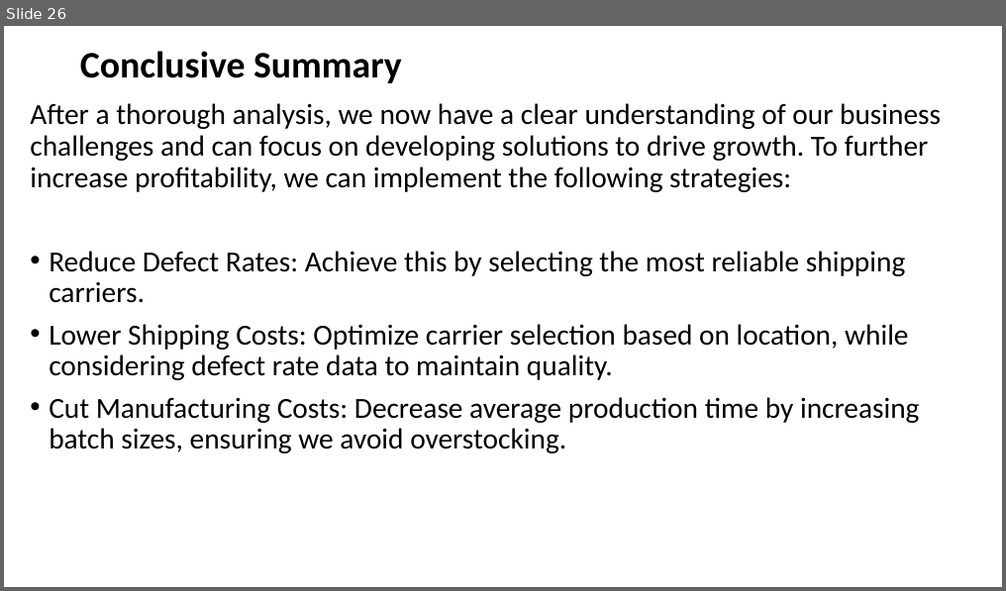
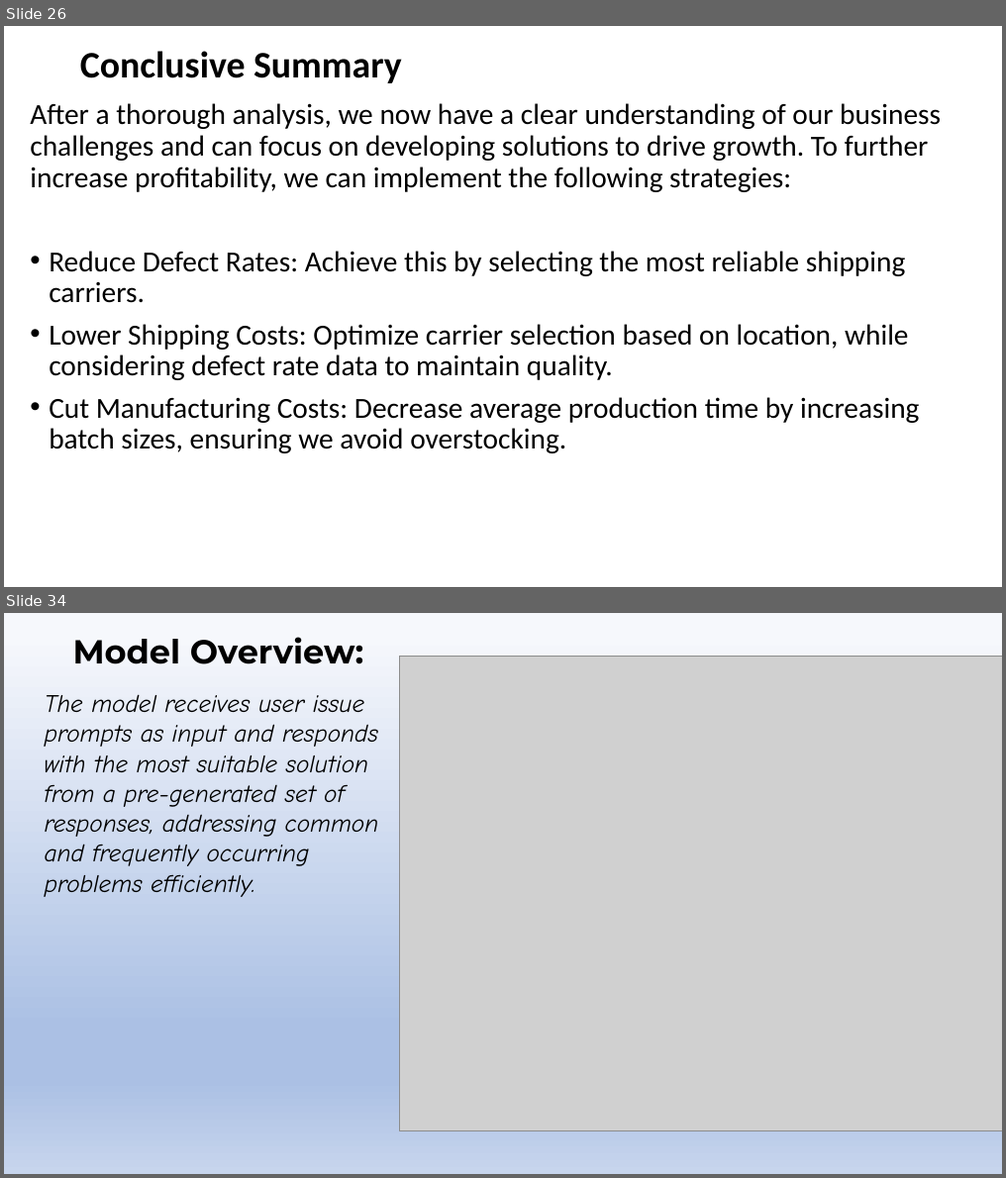
Before and after one commit to Sanket2102/Supply-Chain-Management, a slide deck: Supply Chain Management Presentation.pptx. Shown one above the other, each under a label of ours: slide 26 before the commit, slides 26 and 34 after it; the slides between them are not shown. The pictures are 1006x591 and 1006x1178 pixels, drawn with LibreOffice and Linux fonts; fonts in the diff are those of the drawing; grey boxes stand for pictures; background and template pictures are left out. Boxes give left, top, right and bottom in pixels: in the first picture for what was removed or moved away, otherwise in the second. Text is boxed around its words. In the diff, an @@ line names an element or a change of style, - is before the commit and + after.

```diff
--- a/Supply Chain Management Presentation.pptx
+++ b/Supply Chain Management Presentation.pptx
@@ slide 34 added at (4,613,1002,1174), background gradient #F6F8FC to #ABC0E4 to #C7D5ED @@
@@ title added at (73,637,364,664), 32 pt, text #000000, bold @@
+Model Overview:
@@ picture added at (399,656,1002,1132) @@
@@ text added at (45,694,379,897), 24 pt, text #000000, italic @@
+The model receives user issue prompts as input and responds with the most suitable solution from a pre-generated set of responses, addressing common and frequently occurring problems efficiently.
```
Also in this commit, not shown: 2 slides changed, 27 other slides added.
